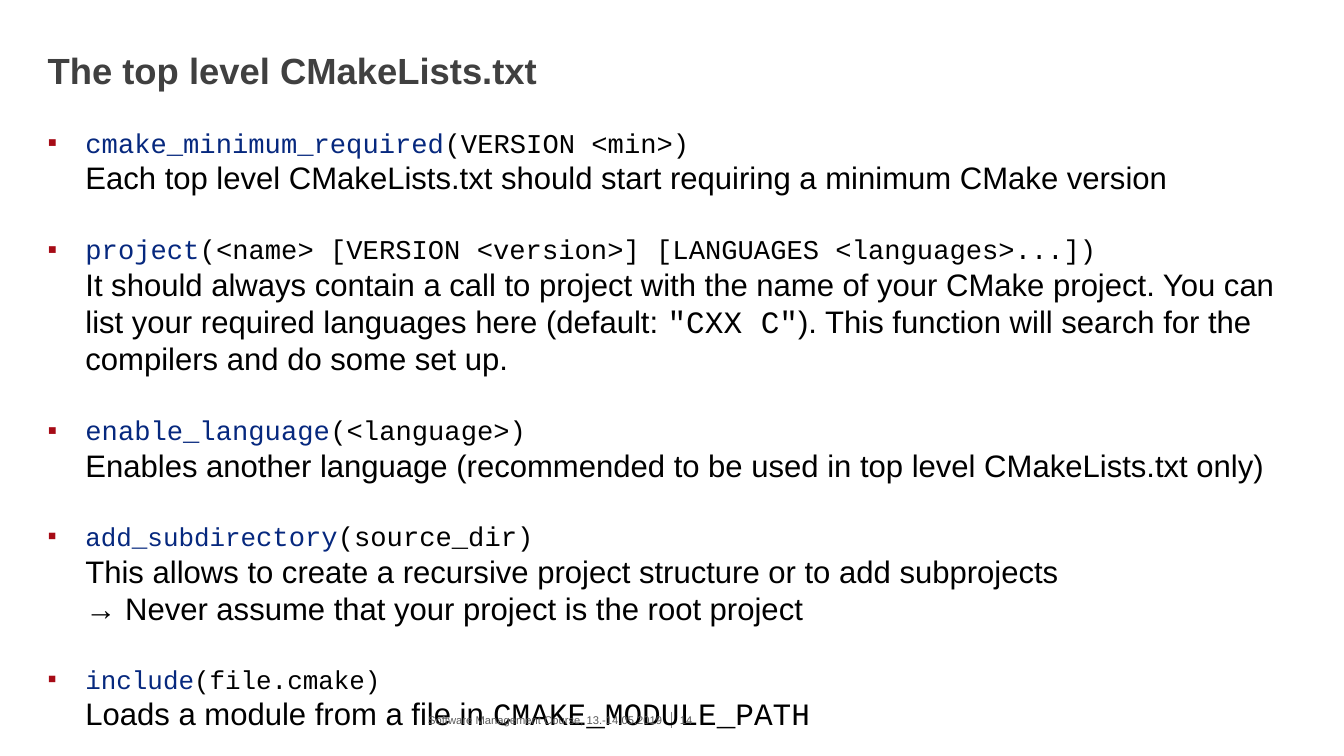
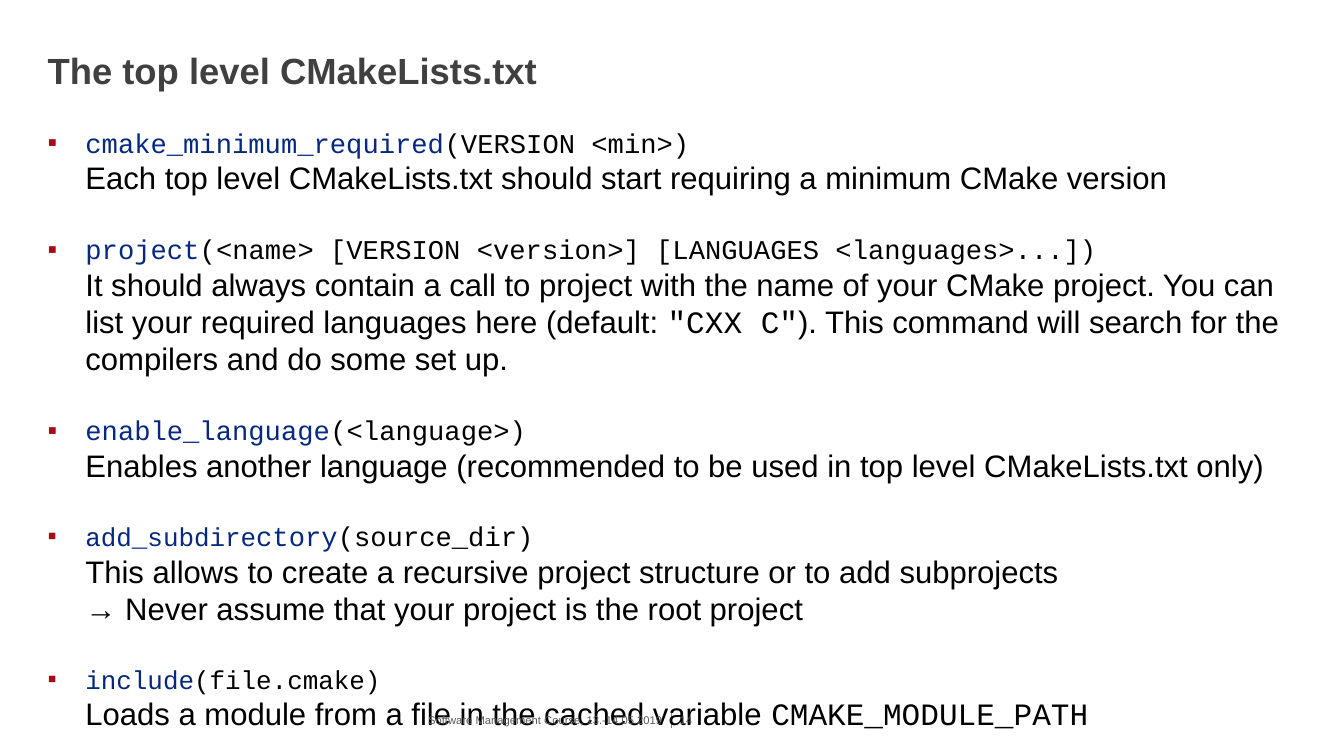
Before and after one commit to eth-cscs/SoftwareManagementCourse2019, a slide deck: slide 14 of cmake/2019-05-13^.14_CMake.pptx. Drawn at 1344x756 pixels with LibreOffice and Linux fonts; fonts in the diff are those of the drawing; background and template pictures are left out. Boxes give left, top, right and bottom in pixels: in the first picture for what was removed or moved away, otherwise in the second. Text is boxed around its words. In the diff, an @@ line names an element or a change of style, - is before the commit and + after.

Commit message:
update CMake slides

```diff
--- a/cmake/2019-05-13^.14_CMake.pptx
+++ b/cmake/2019-05-13^.14_CMake.pptx
@@ text at bbox=[85, 240, 1279, 377]: text changed @@
-▪ project(<name> [VERSION <version>] [LANGUAGES <languages>...])
-  It should always contain a call to project with the name of your CMake project. You can list your required languages here (default: "CXX C"). This function will search for the compilers and do some set up.
+▪ project(<name> [VERSION <version>] [LANGUAGES <languages>...])
+  It should always contain a call to project with the name of your CMake project. You can list your required languages here (default: "CXX C"). This command will search for the compilers and do some set up.
@@ text at bbox=[85, 670, 1088, 729]: text changed; font Courier New to Arial @@
-▪ include(file.cmake)
-  Loads a module from a file in CMAKE_MODULE_PATH
+▪ include(file.cmake)
+  Loads a module from a file in the cached variable CMAKE_MODULE_PATH
```
Also in this commit, not shown: 19 other slides changed, 3 slides added.
